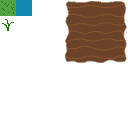
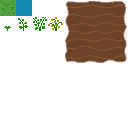
Before/after of a 128×128 layered artwork. What changed in the layer stack:
painted on "crop.xcf" over [2, 17, 63, 31]
